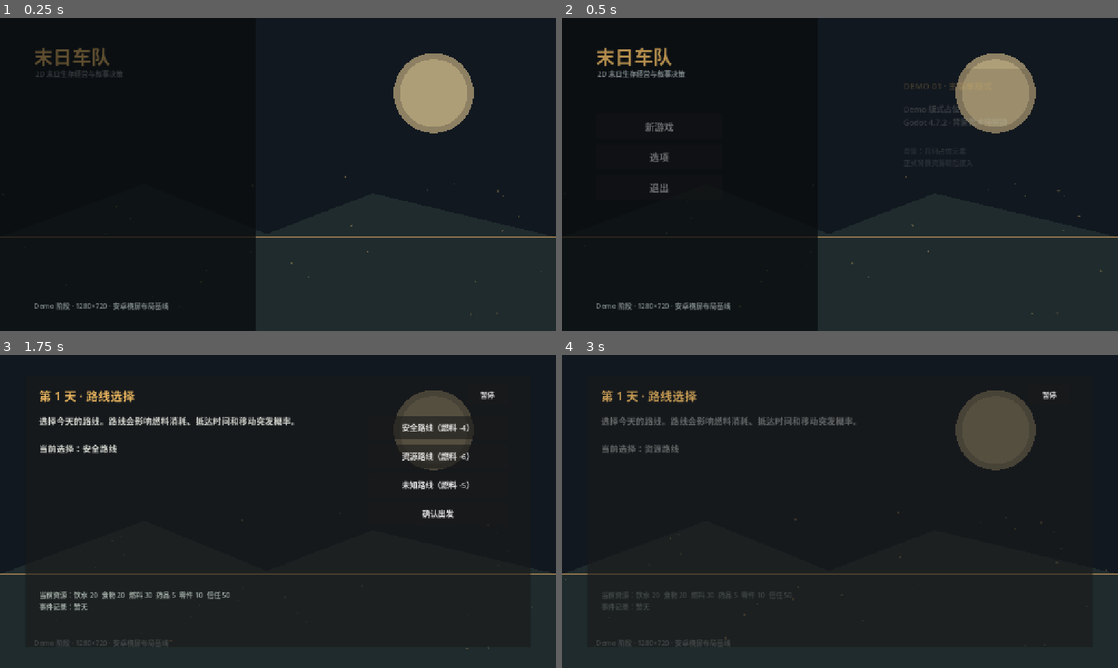
Above: before the commit, frames 1-4 (two rows, left to right).
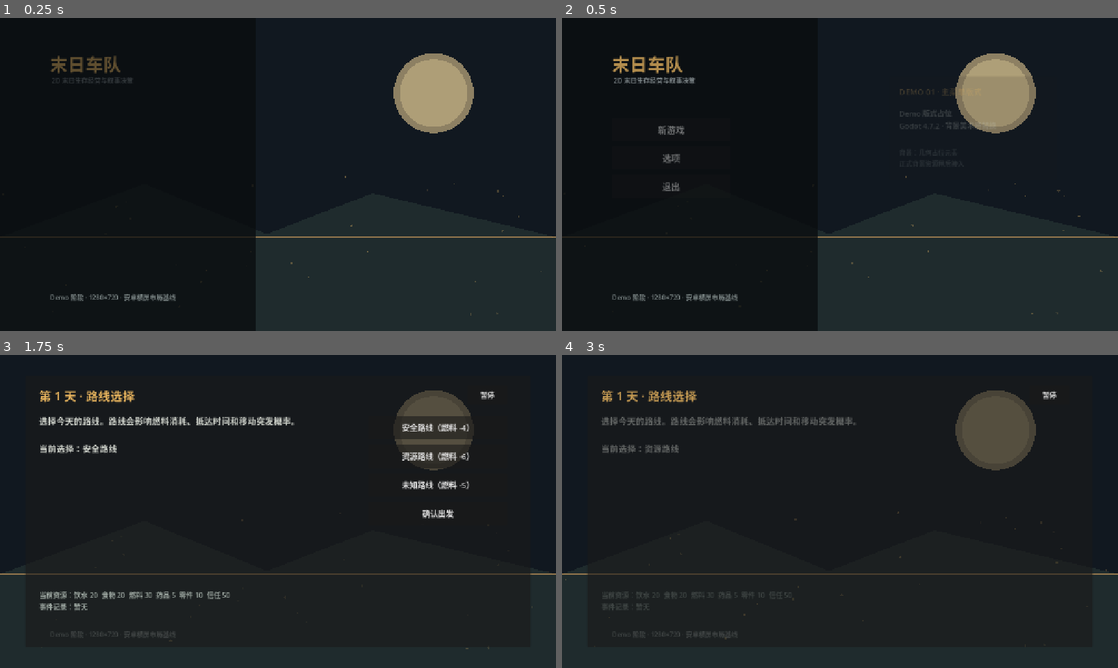
Above: after the commit, the same moments.

Repository: KaiKai306/doomsday-convoy-game
Game: Godot game, scene res://scenes/main.tscn
Two runs of this game, one before a commit and one after it. Both use one fixed random seed, a clock stepped at 60 frames per second and the inputs below.
Inputs:
- Up to frame 1 (0.25 s): no input
- Up to frame 2 (0.5 s): no input
- Up to frame 3 (1.75 s): click "新游戏" at 0.5 s; click "确认早晨准备" at 1.25 s
- Up to frame 4 (3 s): click "安全路线（燃料 -4）" at 2 s; click "资源路线（燃料 -6）" at 2.75 s

The runs differ from the first frame. In frame 1, 1.4% of the frame differs, in the area x 6-32%, y 9-94%; in frame 2, 2.3%, in the area x 6-75%, y 9-94%; in frame 3, 0.2%; in frame 4, 0.2%.

Commit message:
feat: adapt demo layout to mobile safe margins

Diff:
--- a/src/ui/day_demo.gd
+++ b/src/ui/day_demo.gd
@@ -4,6 +4,8 @@
 signal return_to_menu
 
 const SAVE_SYSTEM_SCRIPT = preload("res://src/core/save_system.gd")
+const DESIGN_SIZE := Vector2(1164.0, 624.0)
+const SAFE_MARGIN := Vector2(16.0, 16.0)
 
 @onready var phase_title: Label = $PhaseTitle
 @onready var phase_body: Label = $PhaseBody
@@ -18,11 +20,23 @@
 var save_system = SAVE_SYSTEM_SCRIPT.new()
 
 func _ready() -> void:
+	get_viewport().size_changed.connect(_fit_to_viewport)
+	_fit_to_viewport()
 	pause_button.pressed.connect(_toggle_pause)
 	$PauseOverlay/PauseCard/Actions/Continue.pressed.connect(_continue_game)
 	$PauseOverlay/PauseCard/Actions/Save.pressed.connect(_save_progress)
 	$PauseOverlay/PauseCard/Actions/Load.pressed.connect(_load_progress)
 	$PauseOverlay/PauseCard/Actions/Menu.pressed.connect(_leave_to_menu)
+
+func _fit_to_viewport() -> void:
+	var viewport_size := get_viewport_rect().size
+	var scale_factor := minf(
+		(viewport_size.x - SAFE_MARGIN.x * 2.0) / DESIGN_SIZE.x,
+		(viewport_size.y - SAFE_MARGIN.y * 2.0) / DESIGN_SIZE.y
+	)
+	scale_factor = minf(scale_factor, 1.0)
+	scale = Vector2.ONE * scale_factor
+	position = (viewport_size - DESIGN_SIZE * scale_factor) * 0.5
 
 func setup(state: GameState) -> void:
 	game_state = state
--- a/src/ui/main_menu.gd
+++ b/src/ui/main_menu.gd
@@ -17,7 +17,28 @@
 func _ready() -> void:
 	status_label.text = "Demo 版式占位\nGodot 4.7.2 · 背景美术待替换"
 	_init_background_particles()
+	get_viewport().size_changed.connect(_fit_menu_layout)
+	_fit_menu_layout()
 	_animate_menu_in()
+
+func _fit_menu_layout() -> void:
+	var viewport_size := get_viewport_rect().size
+	var safe_margin := Vector2(24.0, 24.0)
+	var scale_factor := minf(
+		(viewport_size.x - safe_margin.x * 2.0) / 1280.0,
+		(viewport_size.y - safe_margin.y * 2.0) / 720.0
+	)
+	scale_factor = clampf(scale_factor, 0.65, 1.0)
+	var offset := (viewport_size - Vector2(1280.0, 720.0) * scale_factor) * 0.5
+	_set_design_position(title_label, Vector2(78.0, 54.0), scale_factor, offset)
+	_set_design_position(subtitle_label, Vector2(82.0, 116.0), scale_factor, offset)
+	_set_design_position(menu, Vector2(78.0, 220.0), scale_factor, offset)
+	_set_design_position(demo_panel, Vector2(762.0, 118.0), scale_factor, offset)
+	_set_design_position($Footer, Vector2(78.0, 650.0), scale_factor, offset)
+
+func _set_design_position(control: Control, design_position: Vector2, scale_factor: float, offset: Vector2) -> void:
+	control.position = offset + design_position * scale_factor
+	control.scale = Vector2.ONE * scale_factor
 
 func _process(delta: float) -> void:
 	_background_time += delta
Not shown, changed: .docs/开发/05_开发进度交接.md
Not shown, changed: .docs/开发/06_Demo验收清单.md
Not shown, changed: README.md
